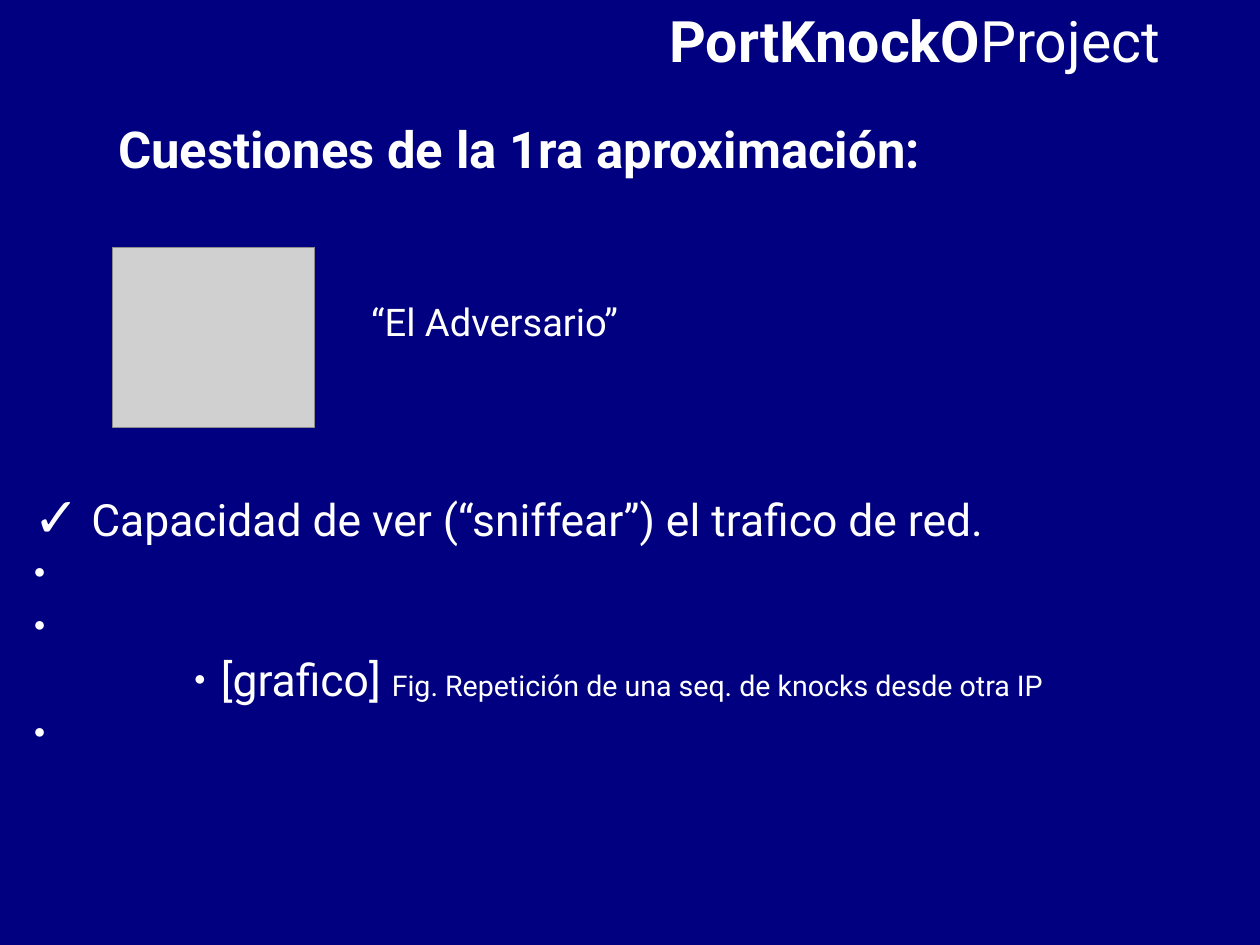
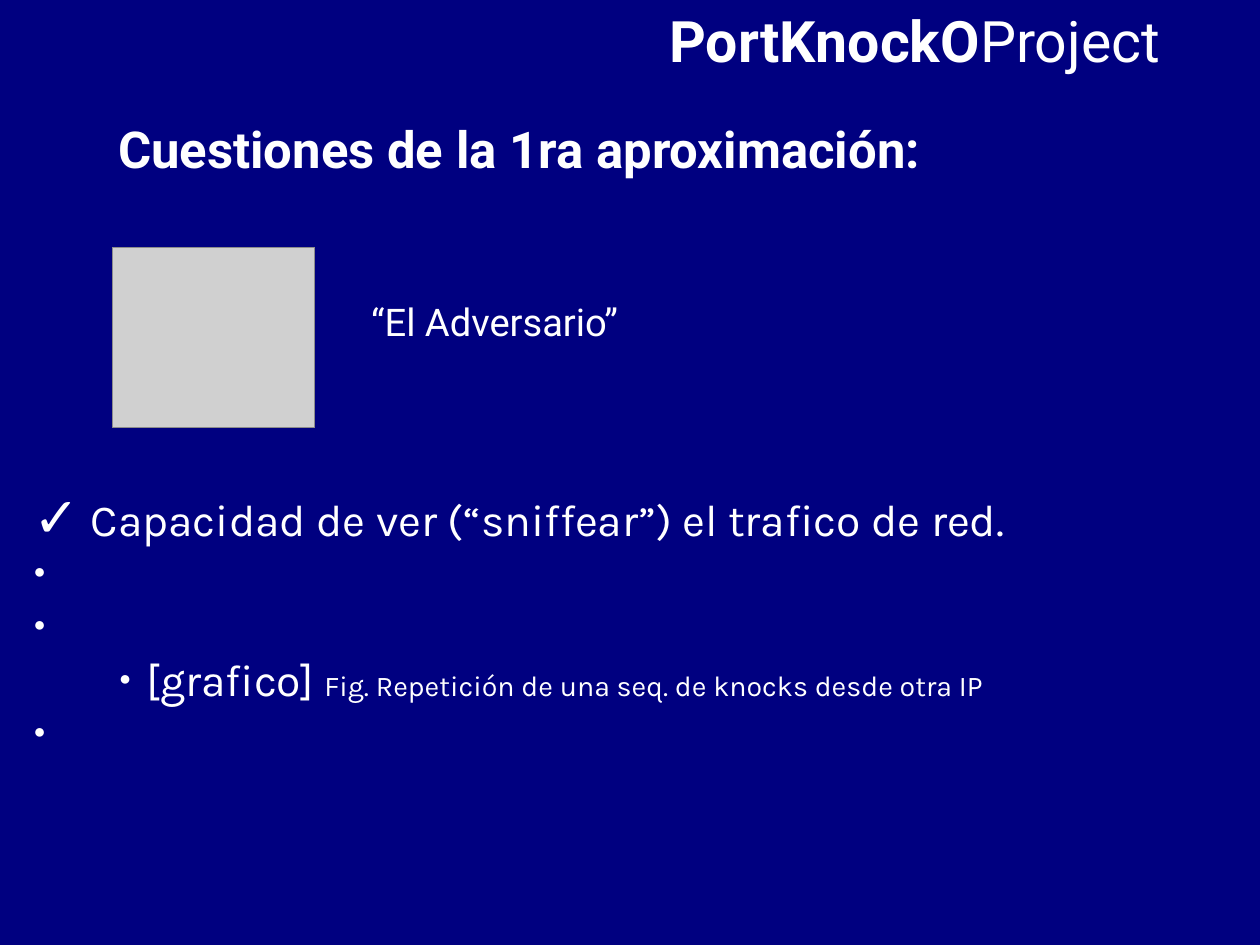
Before and after one commit to BackupTheBerlios/portknocko-svn, a slide deck: slide 8 of trunk/jornadas/jornadas.odp. Drawn at 1260x945 pixels with LibreOffice and Linux fonts; fonts in the diff are those of the drawing; grey boxes stand for pictures. Boxes give left, top, right and bottom in pixels: in the first picture for what was removed or moved away, otherwise in the second. Text is boxed around its words. In the diff, an @@ line names an element or a change of style, - is before the commit and + after.

```diff
--- a/trunk/jornadas/jornadas.odp
+++ b/trunk/jornadas/jornadas.odp
@@ text "Capacidad de ver (“sniffear”) el ..." at (91, 504, 1004, 707): font Roboto to Karla @@
```
Also in this commit, not shown: 6 other slides changed, 1 slide added, 1 slide removed.
